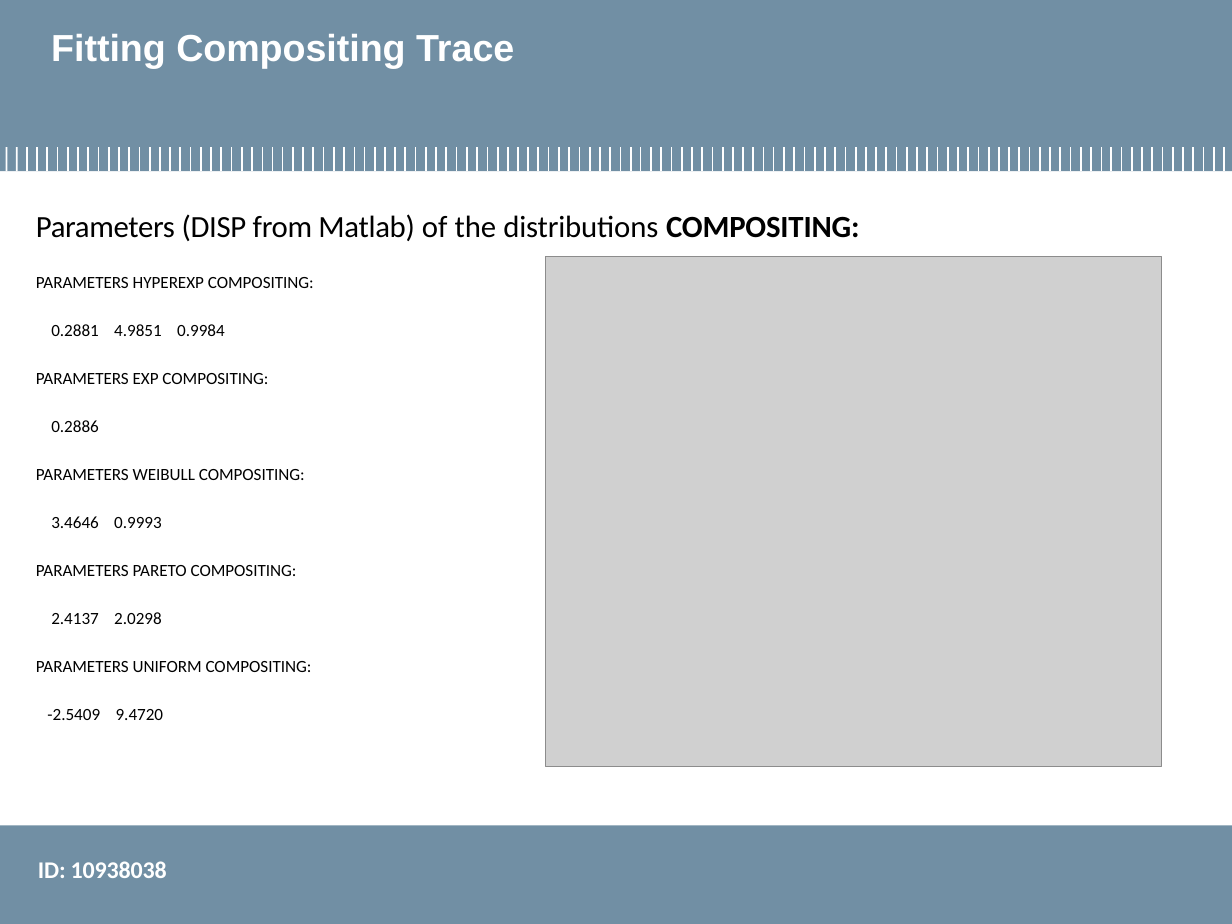
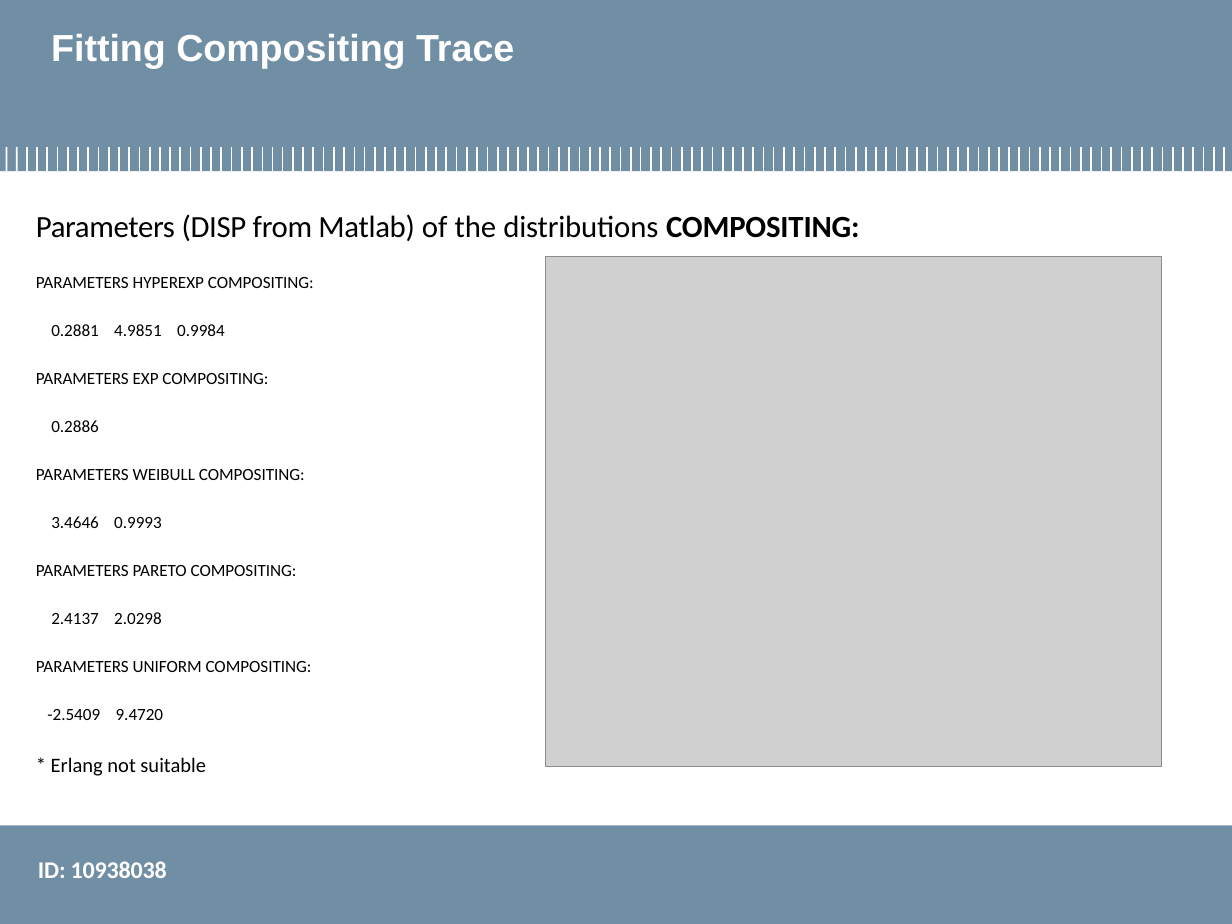
Before and after one commit to smn07/performance_evaluation_application, a slide deck: slide 7 of Final_Project/finalProject_open10938038.pptx. Drawn at 1232x924 pixels with LibreOffice and Linux fonts; fonts in the diff are those of the drawing; grey boxes stand for pictures; background and template pictures are left out. Boxes give left, top, right and bottom in pixels: in the first picture for what was removed or moved away, otherwise in the second. Text is boxed around its words. In the diff, an @@ line names an element or a change of style, - is before the commit and + after.

```diff
--- a/Final_Project/finalProject_open10938038.pptx
+++ b/Final_Project/finalProject_open10938038.pptx
@@ text at (x1=51, y1=757, x2=206, y2=776): paragraph added @@
+* Erlang not suitable
```
Also in this commit, not shown: 7 other slides changed, 2 slides removed, 3 other files.
